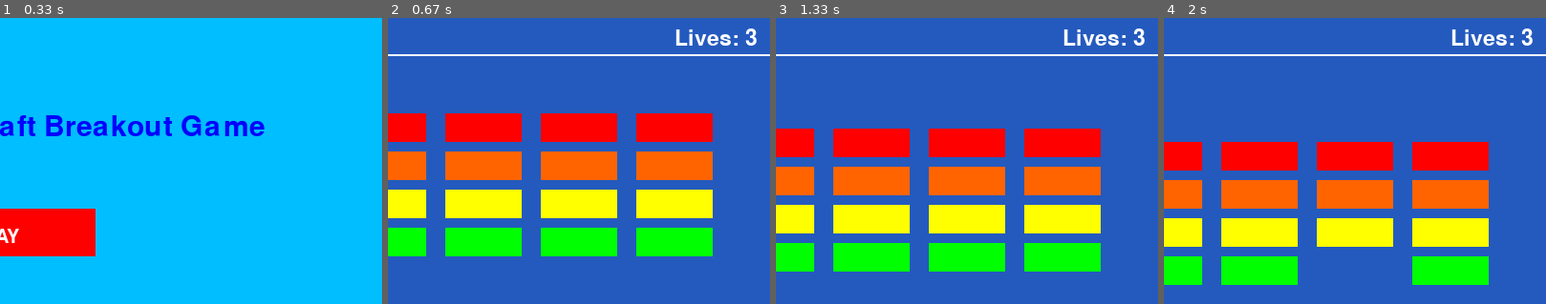
Above: before the commit, frames 1-4 (left to right).
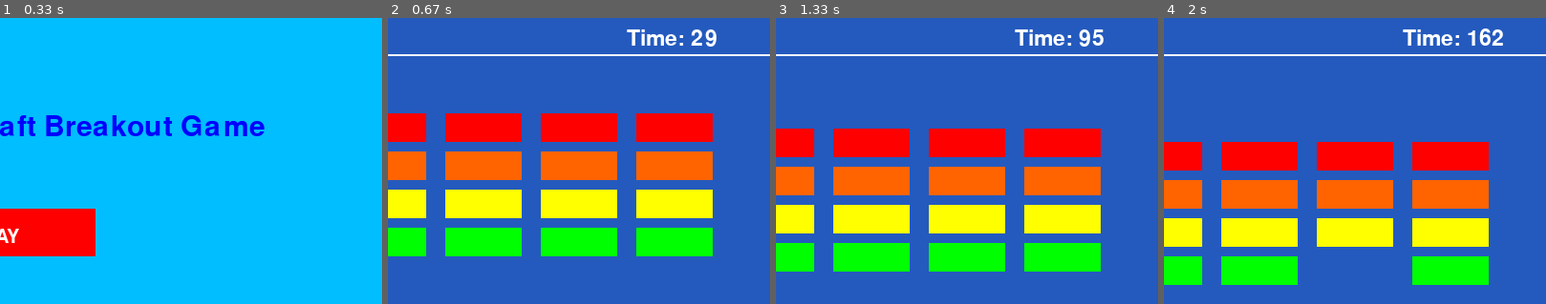
Above: after the commit, the same moments.

Repository: FaisalAhmedBijoy/Shooter-Aircraft-Game-using-PyGame-Library
Game: pygame game, started from main.py
Same seed, same stepped clock (60 frames per second), same inputs: the game is played once before the commit and once after it.
Inputs (mouse positions are % of the whole screen's width and height, from its top left):
- Up to frame 1 (0.33 s): no input
- Up to frame 2 (0.67 s): press the mouse at (50, 38) at 0.37 s; move the mouse to (34, 56) at 0.47 s; release the mouse at (19, 74) at 0.6 s
- Up to frame 3 (1.33 s): hold Right 0.67-1.13 s; move the mouse to (65, 15) at 0.7 s; hold Up from 1.17 s (still down)
- Up to frame 4 (2 s): release Up at 1.47 s; hold Right 1.5-1.97 s
The pictures show only the part of the screen within x 50-100%, y 0-50%; the shares and areas given below are measured in that part.

Frame 1 is identical in both runs. In frame 2, 1.0% of the frame differs, in the area x 62-97%, y 3-10%; in frame 3, 1.0%; in frame 4, 1.0%.

Commit message:
player score and time calculation show end of the game

Diff:
--- a/ball.py
+++ b/ball.py
@@ -31,7 +31,7 @@
 
     def bounce(self):
         self.velocity[0]= -self.velocity[0]
-        # self.velocity[1] =randint(-8,8)
+
         self.velocity[1]=-10
 
 # make the ball object
--- a/config.py
+++ b/config.py
@@ -8,4 +8,4 @@
 WINDOW_HEIGHT=600
 WINDOW_WIDTH=800
 SCORE=0
-LIVES=3
+TIME_DURATION_COUNT=0
--- a/main.py
+++ b/main.py
@@ -1,9 +1,5 @@
-"""
-Step 1: import pygame library
-"""
-
-
 import sys
+import time
 import pygame
 import config as cfg
 from paddle import Paddle
@@ -11,10 +7,11 @@
 from brick import Brick
 from game_menu import *
 from pygame.locals import *
+
 pygame.init()
-
+count=1
 score=cfg.SCORE
-lives=cfg.LIVES
+time_duration_count=cfg.TIME_DURATION_COUNT
 font = pygame.font.SysFont(None, 30)
 
 # set window size
@@ -61,39 +58,54 @@
     return all_bricks
 
 
-def score_and_lives(score):
+def score_and_time_duration_calucation(score,time_duration_count):
     font=pygame.font.Font(None,34)
     text=font.render("Score: "+str(score),1,cfg.WHITE)
     screen.blit(text,(20,10))
-    text=font.render("Lives: "+str(lives),1,cfg.WHITE)
-    screen.blit(text,(700,10))
-
-def game_win_function():
-    font=pygame.font.Font(None,74)
+    text=font.render("Time: "+str(time_duration_count),1,cfg.WHITE)
+    screen.blit(text,(650,10))
+
+def game_win_function(score,time_duration_count):
+    font=pygame.font.Font(None,65)
     text=font.render("Win, Congratulations!",1,cfg.WHITE)
-    screen.blit(text,(150,300))
-    pygame.display.flip()
+    screen.blit(text,(150,200))
+    pygame.display.flip()
+    player_score_and_time_show_in_display(score,time_duration_count)
     pygame.time.wait(3000)
 
 
-def game_over_function():
+def player_score_and_time_show_in_display(score,time_duration_count):
+    font=pygame.font.Font(None,45)
+    text=font.render('Player score: '+str(score),1,cfg.GREEN)
+    screen.blit(text,(200,300))
+    pygame.display.flip()
+
+    text=font.render('Total time: '+str(time_duration_count),1,cfg.GREEN)
+    screen.blit(text,(200,350))
+    pygame.display.flip()
+
+
+def game_over_function(score,time_duration_count):
     font=pygame.font.Font(None,74)
     text=font.render("Game Over",1,cfg.WHITE)
-    screen.blit(text,(200,300))
-    pygame.display.flip()
+    screen.blit(text,(200,150))
+    pygame.display.flip()
+
+    player_score_and_time_show_in_display(score,time_duration_count)
+
     pygame.time.wait(3000)
 
-def brick_and_ball_collision_detection(ball,brick):
+def brick_and_ball_collision_detection(ball,brick,score,time_duration_count):
     ball.bounce()
     ball.kill()
     brick.kill()
     balls.remove(ball)
 
     if len(all_bricks) ==0:
-        game_win_function()
+        game_win_function(score,time_duration_count)
         carryOn=False
         return carryOn
-def ball_fire_to_bricks_from_paddle(ball,paddle):
+def ball_fire_to_bricks_from_paddle(ball,paddle,score,time_duration_count):
       # ball=Ball(WHITE,10,10)
         all_sprites_list.add(ball)
         ball.rect.x=paddle.rect.x+50
@@ -104,22 +116,23 @@
             brick.rect.y += 1
 
         if brick.rect.y > 550:
-            game_over_function()
+            game_over_function(score,time_duration_count)
             carryOn=False
             return carryOn
 
-def game_end_display_function(clock,score):
+def game_end_display_function(clock,score,time_duration_count):
     screen.fill(cfg.DARKBLUE)
     pygame.draw.line(screen,cfg.WHITE,[0,38],[800,38],2)
     all_sprites_list.draw(screen)
-    score_and_lives(score)
+
+    score_and_time_duration_calucation(score,time_duration_count)
     pygame.display.flip()
     clock.tick(100)
 
 
-def aircraft_shooter_game_screen(carryOn,all_sprites_list,all_bricks,paddle,ball,balls,clock,score,lives):
-
-    while carryOn and lives>0:
+def aircraft_shooter_game_screen(carryOn,all_sprites_list,all_bricks,paddle,ball,balls,clock,score,time_duration_count):
+
+    while carryOn:
         for event in pygame.event.get():
             if event.type ==pygame.QUIT:
                 carryOn=False
@@ -132,21 +145,22 @@
             paddle.moveDown(5)
 
         if keys[pygame.K_UP]:
-            game_end=ball_fire_to_bricks_from_paddle(ball,paddle)
+            game_end=ball_fire_to_bricks_from_paddle(ball,paddle,score,time_duration_count)
             if game_end == False:
-                lives-=1
                 carryOn=False
+
 
         all_sprites_list.update()
         for ball in balls:
             brick_collision_list=pygame.sprite.spritecollide(ball,all_bricks,False)
             for brick in brick_collision_list:
                 score +=1
-                game_end=brick_and_ball_collision_detection(ball,brick)
+                game_end=brick_and_ball_collision_detection(ball,brick,score,time_duration_count)
                 if game_end == False:
                     carryOn=False
 
-        game_end_display_function(clock,score)
+        time_duration_count+=1
+        game_end_display_function(clock,score,time_duration_count)
     pygame.quit()
 
 
@@ -161,7 +175,6 @@
     while True:
         screen.fill((0,190,255))
         draw_text('Shooter Aircraft Breakout Game', pygame.font.SysFont(None, 45), (0,0,255), screen, 200, 100)
-
         mx, my = pygame.mouse.get_pos()
 
         #creating buttons
@@ -177,7 +190,7 @@
                 # clock=pygame.time.Clock()
                 all_bricks=brick_design_on_display()
                 paddle,ball=paddle_and_ball_initialization()
-                aircraft_shooter_game_screen(carryOn,all_sprites_list,all_bricks,paddle,ball,balls,clock,score,lives)
+                aircraft_shooter_game_screen(carryOn,all_sprites_list,all_bricks,paddle,ball,balls,clock,score,time_duration_count)
 
         if button_2.collidepoint((mx, my)):
             if click:
--- a/start_menu.py
+++ /dev/null
@@ -1,115 +0,0 @@
-"""
-Importing important libraries
-"""
-import pygame, sys
-
-"""
-Setting up an environment to initialize pygame
-"""
-mainClock = pygame.time.Clock()
-from pygame.locals import *
-from main import *
-pygame.init()
-pygame.display.set_caption('game base')
-screen = pygame.display.set_mode((600, 300),0,32)
-
-#setting font settings
-font = pygame.font.SysFont(None, 30)
-
-"""
-A function that can be used to write text on our screen and buttons
-"""
-def draw_text(text, font, color, surface, x, y):
-    textobj = font.render(text, 1, color)
-    textrect = textobj.get_rect()
-    textrect.topleft = (x, y)
-    surface.blit(textobj, textrect)
-
-# A variable to check for the status later
-click = False
-
-# Main container function that holds the buttons and game functions
-def main_menu():
-    while True:
-
-        screen.fill((0,190,255))
-        draw_text('Main Menu', font, (0,0,0), screen, 250, 40)
-
-        mx, my = pygame.mouse.get_pos()
-
-        #creating buttons
-        button_1 = pygame.Rect(200, 100, 200, 50)
-        button_2 = pygame.Rect(200, 180, 200, 50)
-
-        #defining functions when a certain button is pressed
-        if button_1.collidepoint((mx, my)):
-            if click:
-                game()
-        if button_2.collidepoint((mx, my)):
-            if click:
-                options()
-        pygame.draw.rect(screen, (255, 0, 0), button_1)
-        pygame.draw.rect(screen, (255, 0, 0), button_2)
-
-        #writing text on top of button
-        draw_text('PLAY', font, (255,255,255), screen, 270, 115)
-        draw_text('OPTIONS', font, (255,255,255), screen, 250, 195)
-
-
-        click = False
-        for event in pygame.event.get():
-            if event.type == QUIT:
-                pygame.quit()
-                sys.exit()
-            if event.type == KEYDOWN:
-                if event.key == K_ESCAPE:
-                    pygame.quit()
-                    sys.exit()
-            if event.type == MOUSEBUTTONDOWN:
-                if event.button == 1:
-                    click = True
-
-        pygame.display.update()
-        mainClock.tick(60)
-
-"""
-This function is called when the "PLAY" button is clicked.
-"""
-def game():
-    running = True
-    while running:
-        screen.fill((0,0,0))
-
-        draw_text('GAME SCREEN', font, (255, 255, 255), screen, 20, 20)
-        for event in pygame.event.get():
-            if event.type == QUIT:
-                pygame.quit()
-                sys.exit()
-            if event.type == KEYDOWN:
-                if event.key == K_ESCAPE:
-                    running = False
-
-        pygame.display.update()
-        mainClock.tick(60)
-
-"""
-This function is called when the "OPTIONS" button is clicked.
-"""
-def options():
-    running = True
-    while running:
-        screen.fill((0,0,0))
-
-        draw_text('OPTIONS SCREEN', font, (255, 255, 255), screen, 20, 20)
-        for event in pygame.event.get():
-            if event.type == QUIT:
-                pygame.quit()
-                sys.exit()
-            if event.type == KEYDOWN:
-                if event.key == K_ESCAPE:
-                    running = False
-
-        pygame.display.update()
-        mainClock.tick(60)
-
-main_menu()
--- a/temp.py
+++ /dev/null
@@ -1,226 +0,0 @@
-
-import pygame
-from paddle import Paddle
-from ball import Ball
-from brick import Brick
-
-pygame.init()
-
-print("initialized")
-
-WHITE = (255,255,255)
-DARKBLUE = (36,90,190)
-LIGHTBLUE = (0,176,240)
-RED = (255,0,0)
-ORANGE = (255,100,0)
-YELLOW = (255,255,0)
-
-score = 0
-lives = 1
-
-size = (800, 600)
-screen = pygame.display.set_mode(size)
-pygame.display.set_caption("Shooting Game")
-
-#This will be a list that will contain all the sprites we intend to use in our game.
-all_sprites_list = pygame.sprite.Group()
-
-#Create the Paddle
-paddle = Paddle(LIGHTBLUE, 100, 10)
-paddle.rect.x = 350
-paddle.rect.y = 560
-
-
-balls = []
-ball = Ball(WHITE,10,10)
-ball.rect.x = 400
-ball.rect.y = 550
-all_sprites_list.add(ball)
-balls.append(ball)
-
-all_bricks = pygame.sprite.Group()
-for i in range(8):
-    brick = Brick(RED,70,30)
-    brick.rect.x = 15 + i* 100
-    brick.rect.y = 60
-    all_sprites_list.add(brick)
-    all_bricks.add(brick)
-for i in range(8):
-    brick = Brick(ORANGE,70,30)
-    brick.rect.x = 15 + i* 100
-    brick.rect.y = 100
-    all_sprites_list.add(brick)
-    all_bricks.add(brick)
-for i in range(8):
-    brick = Brick(YELLOW,70,30)
-    brick.rect.x = 15 + i* 100
-    brick.rect.y = 140
-    all_sprites_list.add(brick)
-    all_bricks.add(brick)
-for i in range(8):
-    brick = Brick(WHITE,70,30)
-    brick.rect.x = 15 + i* 100
-    brick.rect.y = 180
-    all_sprites_list.add(brick)
-    all_bricks.add(brick)
-for i in range(8):
-    brick = Brick(LIGHTBLUE,70,30)
-    brick.rect.x = 15 + i* 100
-    brick.rect.y = 220
-    all_sprites_list.add(brick)
-    all_bricks.add(brick)
-
-# Add the paddle to the list of sprites
-all_sprites_list.add(paddle)
-
-
-
-class Unit():
-    def __init__(self):
-        self.last = pygame.time.get_ticks()
-        self.cooldown = 300
-
-    def fire(self):
-        # fire gun, only if cooldown has been 0.3 seconds since last
-        now = pygame.time.get_ticks()
-        if now - self.last >= self.cooldown:
-            self.last = now
-
-
-carryOn = True
-
-# The clock will be used to control how fast the screen updates
-clock = pygame.time.Clock()
-
-
-# Time counter for brick falling
-time_counter = 0
-
-brick_fall = pygame.USEREVENT + 1
-set_timer = pygame.USEREVENT + 2
-pygame.time.set_timer(brick_fall, 1000)
-pygame.time.set_timer(set_timer, 1000)
-
-start_ticks=pygame.time.get_ticks() #starter tick
-
-
-
-# -------- Main Program Loop -----------
-while carryOn:
-    seconds=(pygame.time.get_ticks()-start_ticks)/1000
-    if seconds>30:
-        font = pygame.font.Font(None, 74)
-        text = font.render("GAME OVER", 1, WHITE)
-        screen.blit(text, (200,300))
-        pygame.display.flip()
-        pygame.time.wait(3000)
-
-        #Stop the Game
-        carryOn=False
-
-        print (seconds) #print how many seconds
-    time_counter = clock.get_time()
-    #print("t", time_counter)
-    if time_counter % 3000 == 0:
-        print(time_counter)
-        for brick in all_bricks:
-            brick.rect.y += 10
-        time_counter = 0
-    #for brick in all_bricks:
-        #brick.rect.y += 1
-
-    for event in pygame.event.get():
-        if event.type == pygame.QUIT:  # If user clicked close
-            carryOn = False  # Flag that we are done so we exit this loop
-
-        if event.type == pygame.MOUSEBUTTONUP:
-            last = pygame.time.get_ticks()
-            now = pygame.time.get_ticks()
-            last = now
-            ball = Ball(WHITE, 10, 10)
-            all_sprites_list.add(ball)
-            ball.rect.x = paddle.rect.x + 50
-            ball.rect.y = paddle.rect.y
-            balls.append(ball)
-        if event.type == brick_fall:
-            for brick in all_bricks:
-                brick.rect.y += 10
-
-
-    #Check if there is the ball collides with any of bricks
-    brick_collision_list = pygame.sprite.spritecollide(ball,all_bricks,False)
-    for brick in brick_collision_list:
-      ball.bounce()
-      score += 1
-      brick.kill()
-      if len(all_bricks)==0:
-           #Display Level Complete Message for 3 seconds
-            font = pygame.font.Font(None, 74)
-            text = font.render("LEVEL COMPLETE", 1, WHITE)
-            screen.blit(text, (200,300))
-            pygame.display.flip()
-            pygame.time.wait(3000)
-
-            #Stop the Game
-            carryOn=False
-
-    #Moving the paddle when the use uses the arrow keys
-    keys = pygame.key.get_pressed()
-    if keys[pygame.K_LEFT]:
-        paddle.moveLeft(5)
-    if keys[pygame.K_RIGHT]:
-        paddle.moveRight(5)
-
-    all_sprites_list.update()
-
-
-
-
-    #Check if there is the ball collides with any of bullets
-    for ball in balls:
-        brick_collision_list = pygame.sprite.spritecollide(ball, all_bricks, False)
-        #print("bullets",brick_collision_list)
-        for brick in brick_collision_list:
-          #ball.bounce()
-          score += 1
-          brick.kill()
-          ball.kill()
-          balls.remove(ball)
-          if len(all_bricks) == 0:
-              #Display Level Complete Message for 3 seconds
-              font = pygame.font.Font(None, 74)
-              text = font.render("LEVEL COMPLETE", 1, WHITE)
-              screen.blit(text, (200, 300))
-              pygame.display.flip()
-              pygame.time.wait(3000)
-
-              #Stop the Game
-              carryOn = False
-    #------Brick falling down ---------
-
-    for ball in balls:
-        ball.rect.y -= 1
-
-    # --- Drawing code should go here
-    # First, clear the screen to dark blue.
-    screen.fill(DARKBLUE)
-    pygame.draw.line(screen, WHITE, [0, 38], [800, 38], 2)
-
-    #Display the score and the number of lives at the top of the screen
-    font = pygame.font.Font(None, 34)
-    text = font.render("Score: " + str(score), 1, WHITE)
-    screen.blit(text, (20,10))
-    text = font.render("Lives: " + str(lives), 1, WHITE)
-    screen.blit(text, (650,10))
-
-    #Now let's draw all the sprites in one go. (For now we only have 2 sprites!)
-    all_sprites_list.draw(screen)
-
-    # --- Go ahead and update the screen with what we've drawn.
-    pygame.display.flip()
-
-    # --- Limit to 60 frames per second
-    clock.tick(60)
-
-#Once we have exited the main program loop we can stop the game engine:
-pygame.quit()
Not shown, changed: README.md
